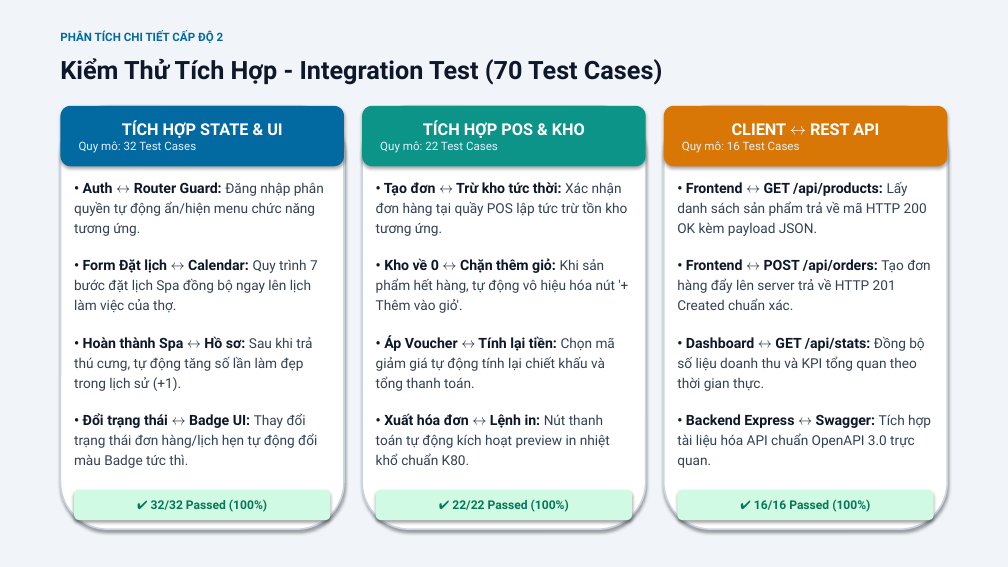
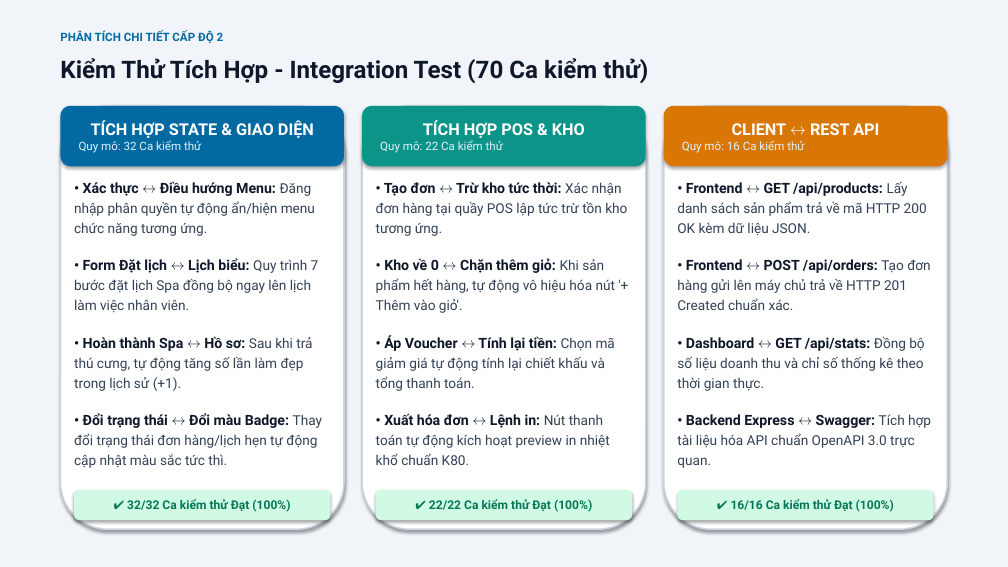
Before and after one commit to xuanmanh398/KiemThuPhanMem, a slide deck: slide 7 of BaoCao/Slide_BaoCao_DeTai4_Nhom9.pptx. Drawn at 1008x567 pixels with LibreOffice and Linux fonts; fonts in the diff are those of the drawing. Boxes give left, top, right and bottom in pixels: in the first picture for what was removed or moved away, otherwise in the second. Text is boxed around its words. In the diff, an @@ line names an element or a change of style, - is before the commit and + after.

```diff
--- a/BaoCao/Slide_BaoCao_DeTai4_Nhom9.pptx
+++ b/BaoCao/Slide_BaoCao_DeTai4_Nhom9.pptx
@@ text at <box>60,58,648,83</box>: text changed; size 24 to 23 pt @@
-Kiểm Thử Tích Hợp - Integration Test (70 Test Cases)
+Kiểm Thử Tích Hợp - Integration Test (70 Ca kiểm thử)
@@ text in rounded rectangle at <box>79,121,314,153</box>: text changed; size 11 to 15.5 pt; text colour #E0F2FE to #FFFFFF; bold on @@
-TÍCH HỢP STATE & UI
-Quy mô: 32 Test Cases
+TÍCH HỢP STATE & GIAO DIỆN
+Quy mô: 32 Ca kiểm thử
@@ text in rounded rectangle at <box>380,140,503,153</box>: text changed @@
-Quy mô: 22 Test Cases
+Quy mô: 22 Ca kiểm thử
@@ text in rounded rectangle at <box>682,140,804,153</box>: text changed @@
-Quy mô: 16 Test Cases
+Quy mô: 16 Ca kiểm thử
@@ text at <box>74,181,319,313</box>: text changed @@
-• Auth ↔ Router Guard: Đăng nhập phân quyền tự động ẩn/hiện menu chức năng tương ứng.
-• Form Đặt lịch ↔ Calendar: Quy trình 7 bước đặt lịch Spa đồng bộ ngay lên lịch làm việc của thợ.
+• Xác thực ↔ Điều hướng Menu: Đăng nhập phân quyền tự động ẩn/hiện menu chức năng tương ứng.
+• Form Đặt lịch ↔ Lịch biểu: Quy trình 7 bước đặt lịch Spa đồng bộ ngay lên lịch làm việc nhân viên.
@@ text at <box>677,182,930,391</box>: text changed @@
-• Frontend ↔ GET /api/products: Lấy danh sách sản phẩm trả về mã HTTP 200 OK kèm payload JSON.
-• Frontend ↔ POST /api/orders: Tạo đơn hàng đẩy lên server trả về HTTP 201 Created chuẩn xác.
-• Dashboard ↔ GET /api/stats: Đồng bộ số liệu doanh thu và KPI tổng quan theo thời gian thực.
+• Frontend ↔ GET /api/products: Lấy danh sách sản phẩm trả về mã HTTP 200 OK kèm dữ liệu JSON.
+• Frontend ↔ POST /api/orders: Tạo đơn hàng gửi lên máy chủ trả về HTTP 201 Created chuẩn xác.
+• Dashboard ↔ GET /api/stats: Đồng bộ số liệu doanh thu và chỉ số thống kê theo thời gian thực.
@@ text at <box>74,413,322,468</box>: text changed @@
-• Đổi trạng thái ↔ Badge UI: Thay đổi trạng thái đơn hàng/lịch hẹn tự động đổi màu Badge tức thì.
+• Đổi trạng thái ↔ Đổi màu Badge: Thay đổi trạng thái đơn hàng/lịch hẹn tự động cập nhật màu sắc tức thì.
@@ text in rounded rectangle at <box>127,499,290,512</box>: text changed @@
-✔ 32/32 Passed (100%)
+✔ 32/32 Ca kiểm thử Đạt (100%)
@@ text in rounded rectangle at <box>429,499,592,512</box>: text changed @@
-✔ 22/22 Passed (100%)
+✔ 22/22 Ca kiểm thử Đạt (100%)
@@ text in rounded rectangle at <box>731,499,894,512</box>: text changed @@
-✔ 16/16 Passed (100%)
+✔ 16/16 Ca kiểm thử Đạt (100%)
```
Also in this commit, not shown: 11 other slides changed.
